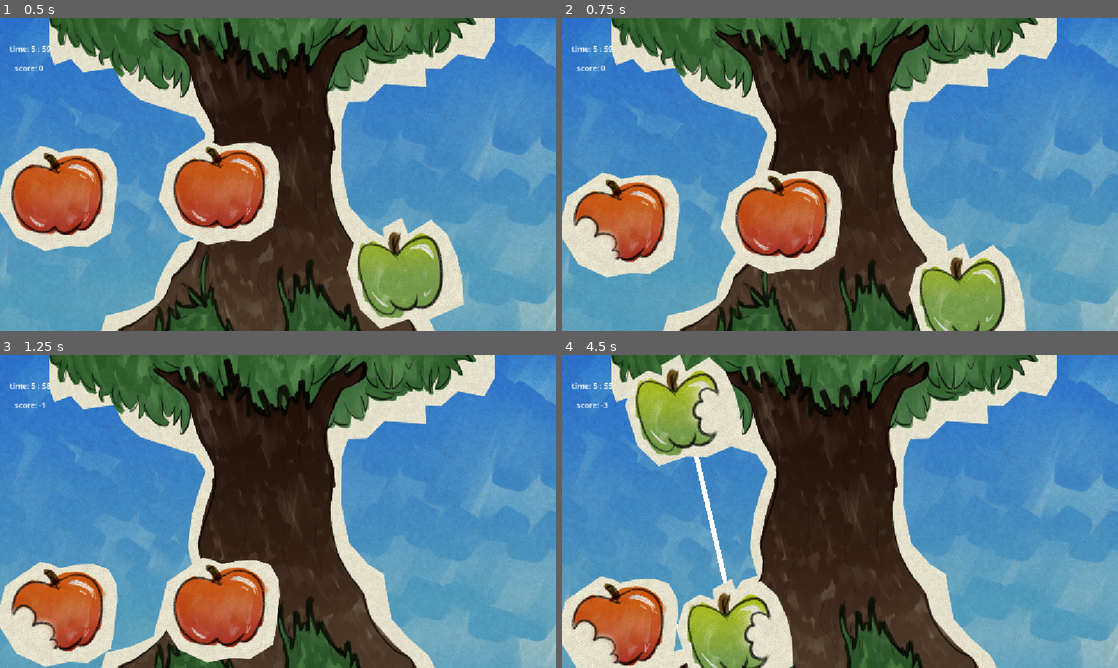
Above: before the commit, frames 1-4 (two rows, left to right).
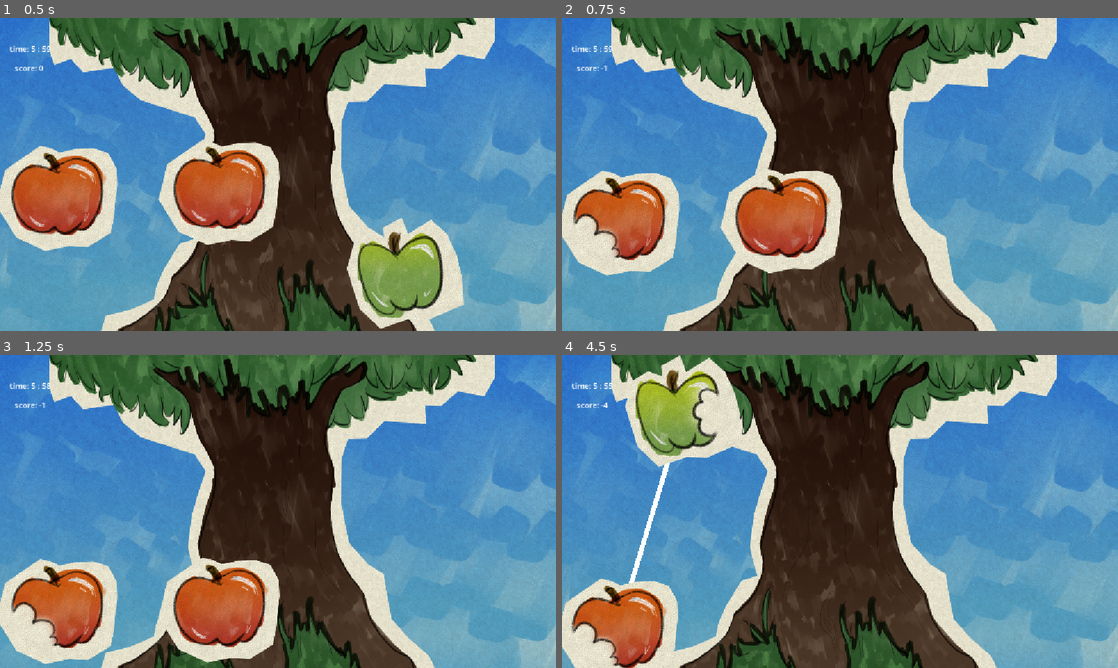
Above: after the commit, the same moments.

Repository: evelicry/Apple-Link
Game: Godot game, scene res://scenes/main.tscn
Two runs of this game, one before a commit and one after it. Both use one fixed random seed, a clock stepped at 60 frames per second and the inputs below.
Inputs (mouse positions are in pixels of both pictures, inside the frame that each line leads up to):
- Up to frame 1 (0.5 s): no input
- Up to frame 2 (0.75 s): move the mouse to (617, 199) at 0.52 s; click (617, 199) at 0.67 s
- Up to frame 3 (1.25 s): no input
- Up to frame 4 (4.5 s): move the mouse to (778, 608) at 1.27 s; click (778, 608) at 1.42 s; tap Enter at 2 s; move the mouse to (895, 442) at 2.02 s; click (895, 442) at 2.17 s; move the mouse to (617, 436) at 2.77 s; click (617, 436) at 2.92 s; move the mouse to (734, 524) at 3.52 s; click (734, 524) at 3.67 s; move the mouse to (684, 386) at 4.27 s; click (684, 386) at 4.42 s

Frame 1 is identical in both runs. In frame 2, 6.4% of the frame differs, in the area x 0-84%, y 15-100%; in frame 3, 1.7%; in frame 4, 7.3%, in the area x 0-42%, y 0-100%.

Commit message:
Update FakeApple.tscn

Diff:
--- a/scenes/FakeApple.tscn
+++ b/scenes/FakeApple.tscn
@@ -4,6 +4,7 @@
 [ext_resource type="Script" uid="uid://dc2e5c1oxkbpe" path="res://scripts/FakeApple.gd" id="2_tfo6a"]
 
 [sub_resource type="RectangleShape2D" id="RectangleShape2D_dgfsc"]
+size = Vector2(29.230768, 27.076923)
 
 [node name="FakeApple" type="StaticBody2D" unique_id=2132145217]
 
@@ -14,6 +15,7 @@
 [node name="Area2D" type="Area2D" parent="FakeAppleSprite" unique_id=1775652860]
 
 [node name="CollisionShape2D" type="CollisionShape2D" parent="FakeAppleSprite/Area2D" unique_id=1129550438]
+position = Vector2(-12, 5.000004)
 scale = Vector2(6.5, 6.5)
 shape = SubResource("RectangleShape2D_dgfsc")
 
